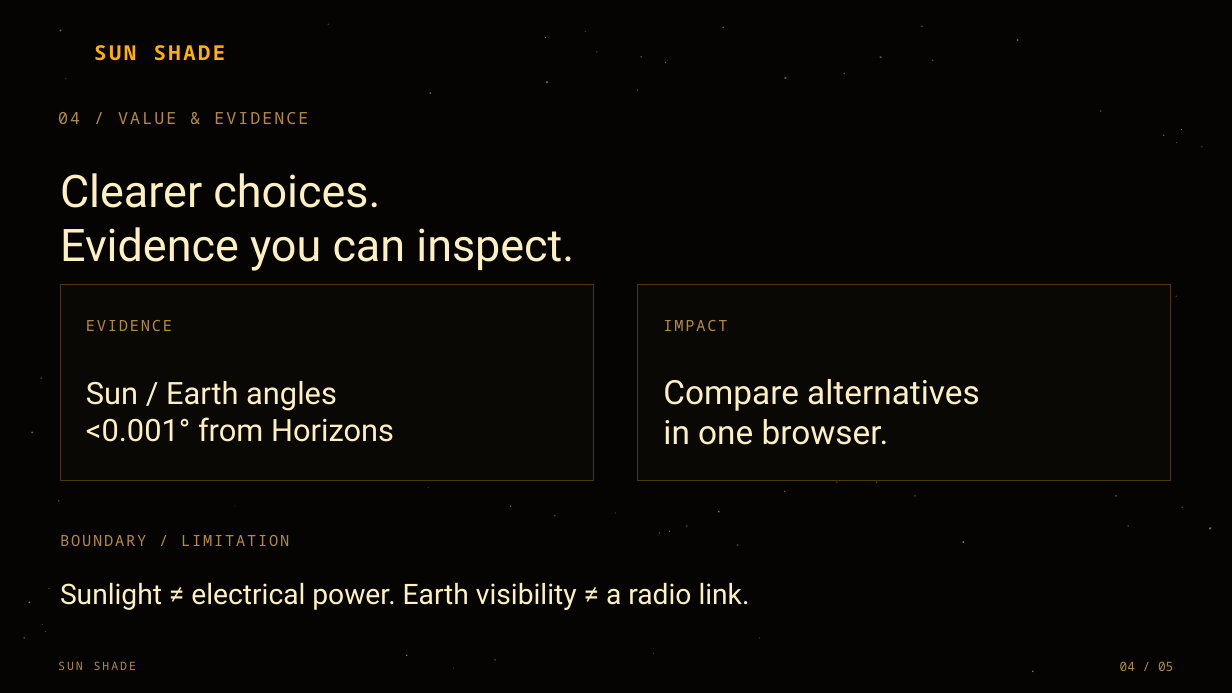
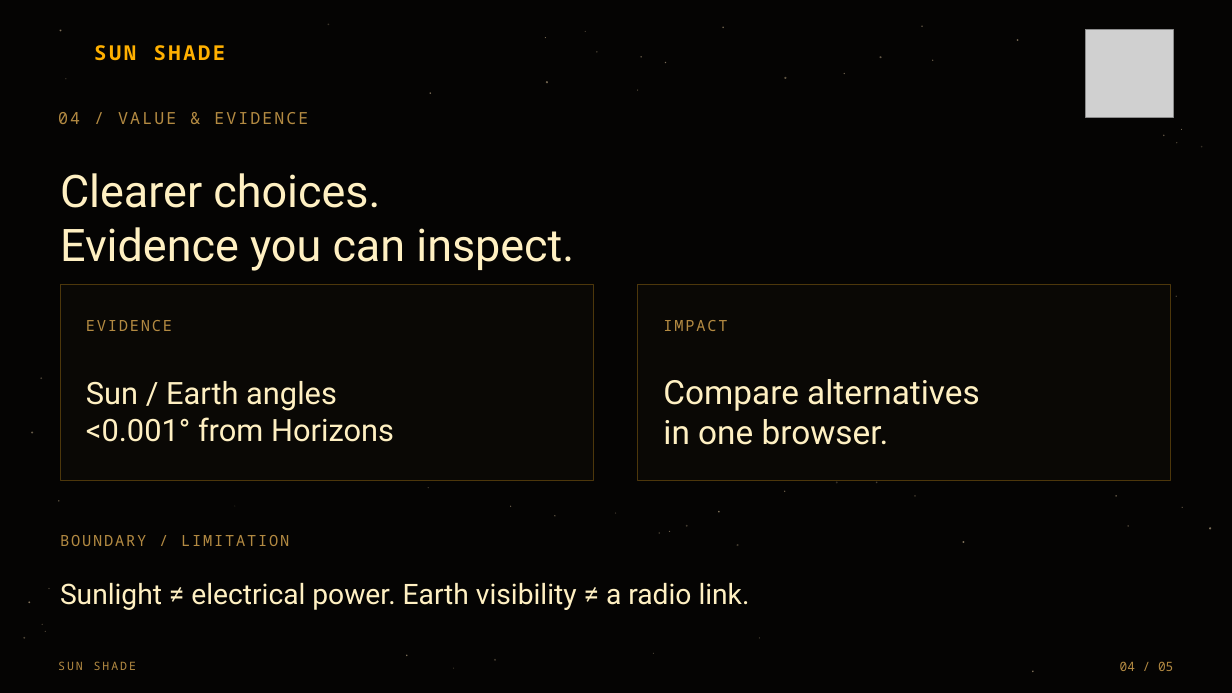
Before and after one commit to jackzyx/hackslop-lunar, a slide deck: slide 4 of docs/sun-shade-pitch-v3.pptx. Drawn at 1232x693 pixels with LibreOffice and Linux fonts; fonts in the diff are those of the drawing; grey boxes stand for pictures. Boxes give left, top, right and bottom in pixels: in the first picture for what was removed or moved away, otherwise in the second. Text is boxed around its words. In the diff, an @@ line names an element or a change of style, - is before the commit and + after.

```diff
--- a/docs/sun-shade-pitch-v3.pptx
+++ b/docs/sun-shade-pitch-v3.pptx
@@ picture added at [1086,30,1174,117] @@
@@ ellipse removed at [1100,110,1102,112] @@
```
Also in this commit, not shown: 4 other slides changed, 1 slide added, 2 other files.
